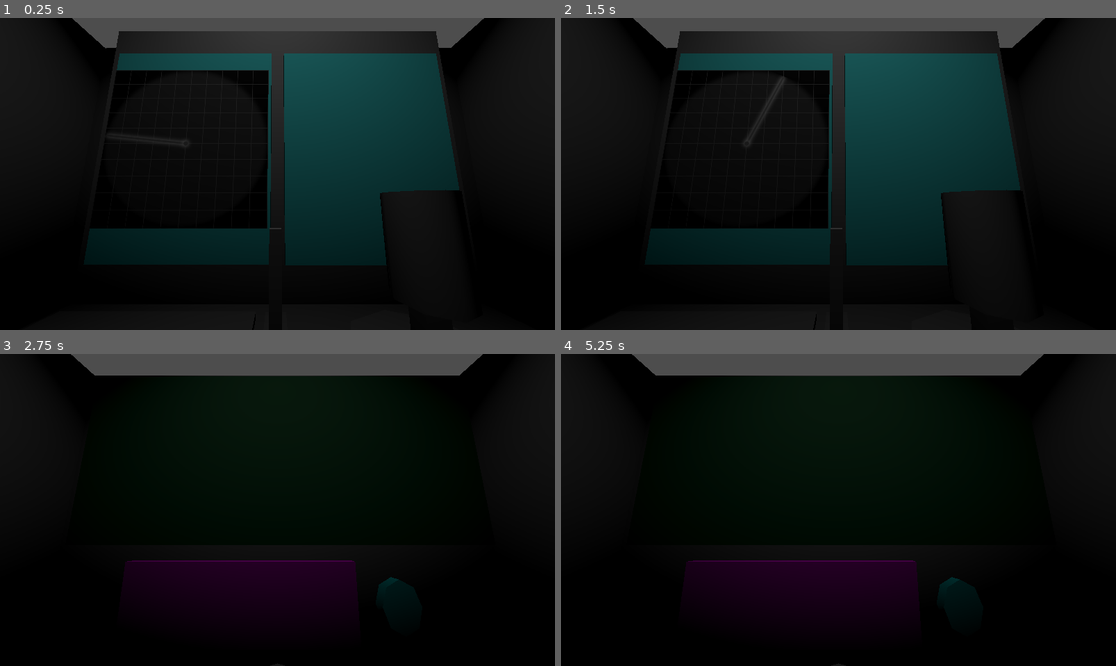
Above: before the commit, frames 1-4 (two rows, left to right).
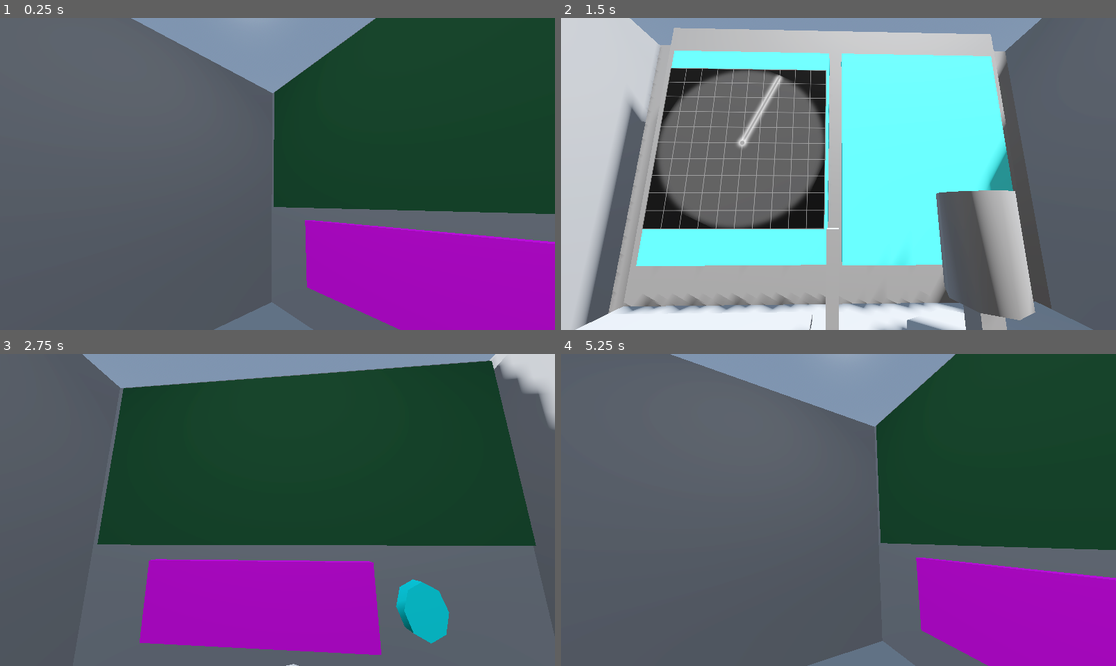
Above: after the commit, the same moments.

Repository: YamatoDev/L-Week-Project-2025
Game: Godot game, scene res://room.tscn
Same seed, same stepped clock (60 frames per second), same inputs: the game is played once before the commit and once after it.
Inputs (mouse positions are in pixels of both pictures, inside the frame that each line leads up to):
- Up to frame 1 (0.25 s): no input
- Up to frame 2 (1.5 s): move the mouse to (960, 158) at 0.52 s; hold D (steer_right, bound only after the commit) 0.53-1.25 s; hold Tab (change_cam) 0.53-1.25 s; click (960, 158) at 0.67 s; drag from (727, 189) to (810, 236) at 1.27 s
- Up to frame 3 (2.75 s): move the mouse to (333, 441) at 2.02 s; hold D (steer_right, bound only after the commit) from 2.03 s (still down); hold Tab (change_cam) from 2.03 s (still down)
- Up to frame 4 (5.25 s): release D (steer_right, bound only after the commit) at 2.75 s; release Tab (change_cam) at 2.75 s; drag from (810, 572) to (672, 463) at 2.77 s; move the mouse to (1005, 556) at 3.52 s; hold A (steer_left, bound only after the commit) 3.53-4.25 s; hold Tab (change_cam) 3.53-4.25 s; drag from (672, 463) to (755, 432) at 4.27 s; move the mouse to (866, 510) at 5.02 s; hold S (toggle_move_backward, bound only after the commit) from 5.03 s (still down); hold Tab (change_cam) from 5.03 s (still down); click (866, 510) at 5.17 s

The runs differ from the first frame. In frame 1, 89% of the frame differs, in the area x 0-100%, y 0-100%; in frame 2, 98%; in frame 3, 100%; in frame 4, 100%.

Commit message:
camera smooth (no mouse controls yet)

Diff:
--- a/project.godot
+++ b/project.godot
@@ -26,3 +26,23 @@
 "events": [Object(InputEventKey,"resource_local_to_scene":false,"resource_name":"","device":0,"window_id":0,"alt_presse …(194 unchanged characters)…
 ]
 }
+toggle_move_forward={
+"deadzone": 0.2,
+"events": [Object(InputEventKey,"resource_local_to_scene":false,"resource_name":"","device":-1,"window_id":0,"alt_pressed":false,"shift_pressed":false,"ctrl_pressed":false,"meta_pressed":false,"pressed":false,"keycode":0,"physical_keycode":87,"key_label":0,"unicode":119,"location":0,"echo":false,"script":null)
+]
+}
+toggle_move_backward={
+"deadzone": 0.2,
+"events": [Object(InputEventKey,"resource_local_to_scene":false,"resource_name":"","device":-1,"window_id":0,"alt_pressed":false,"shift_pressed":false,"ctrl_pressed":false,"meta_pressed":false,"pressed":false,"keycode":0,"physical_keycode":83,"key_label":0,"unicode":115,"location":0,"echo":false,"script":null)
+]
+}
+steer_left={
+"deadzone": 0.2,
+"events": [Object(InputEventKey,"resource_local_to_scene":false,"resource_name":"","device":-1,"window_id":0,"alt_pressed":false,"shift_pressed":false,"ctrl_pressed":false,"meta_pressed":false,"pressed":false,"keycode":0,"physical_keycode":65,"key_label":0,"unicode":97,"location":0,"echo":false,"script":null)
+]
+}
+steer_right={
+"deadzone": 0.2,
+"events": [Object(InputEventKey,"resource_local_to_scene":false,"resource_name":"","device":-1,"window_id":0,"alt_pressed":false,"shift_pressed":false,"ctrl_pressed":false,"meta_pressed":false,"pressed":false,"keycode":0,"physical_keycode":68,"key_label":0,"unicode":100,"location":0,"echo":false,"script":null)
+]
+}
--- a/room.tscn
+++ b/room.tscn
@@ -13,6 +13,19 @@
 [ext_resource type="PackedScene" uid="uid://dcdij40ndv5cj" path="res://scenes/radar.tscn" id="10_mb7s7"]
 [ext_resource type="PackedScene" uid="uid://f4uog51yyhq0" path="res://scenes/ship_map.tscn" id="11_xorjj"]
 
+[sub_resource type="ProceduralSkyMaterial" id="ProceduralSkyMaterial_xwbdb"]
+sky_horizon_color = Color(0.662243, 0.671743, 0.686743, 1)
+ground_horizon_color = Color(0.662243, 0.671743, 0.686743, 1)
+
+[sub_resource type="Sky" id="Sky_voycu"]
+sky_material = SubResource("ProceduralSkyMaterial_xwbdb")
+
+[sub_resource type="Environment" id="Environment_6tcb1"]
+background_mode = 2
+sky = SubResource("Sky_voycu")
+tonemap_mode = 2
+glow_enabled = true
+
 [sub_resource type="StandardMaterial3D" id="StandardMaterial3D_88gup"]
 albedo_color = Color(1, 0, 1, 1)
 
@@ -25,6 +38,13 @@
 albedo_color = Color(0.32549, 1, 1, 1)
 
 [node name="room" type="Node3D"]
+
+[node name="WorldEnvironment" type="WorldEnvironment" parent="."]
+environment = SubResource("Environment_6tcb1")
+
+[node name="DirectionalLight3D" type="DirectionalLight3D" parent="."]
+transform = Transform3D(-0.866023, -0.433016, 0.250001, 0, 0.499998, 0.866027, -0.500003, 0.749999, -0.43301, 0, 0, 0)
+shadow_enabled = true
 
 [node name="Camera3D" type="Camera3D" parent="."]
 transform = Transform3D(1.31134e-07, 0.165048, 0.986286, 0, 0.986286, -0.165048, -1, 2.16434e-08, 1.29336e-07, 0.144829, 1.25, 0)
--- a/scripts/camera_3d.gd
+++ b/scripts/camera_3d.gd
@@ -4,6 +4,8 @@
 var flipped := false
 var last_toggle_time := 0
 var toggle_cooldown := 1000   # milliseconds (0.3s)
+var target_y_rotation := -90.0
+var rotation_speed := 5.0 # degrees per frame, adjust for smoothness
 
 func _input(event):
 	if event is InputEventMouse:
@@ -16,7 +18,6 @@
 	if Input.is_action_pressed("change_cam"):
 		_try_toggle_camera_rotation()
 
-
 func get_selection():
 	var worldspace = get_world_3d().direct_space_state
 	var start = project_ray_origin(mouse)
@@ -25,17 +26,20 @@
 	if result and result.collider.has_method("on_interact"):
 		result.collider.on_interact()
 
-
 func _try_toggle_camera_rotation():
 	var now = Time.get_ticks_msec()
 	if now - last_toggle_time >= toggle_cooldown:
 		_toggle_camera_rotation()
 		last_toggle_time = now
 
-
 func _toggle_camera_rotation() -> void:
 	flipped = !flipped
-	if flipped:
-		$".".rotation_degrees.y = 90
+	target_y_rotation = 90 if flipped else -90
+
+func _process(delta):
+	# Smoothly interpolate the y rotation towards the target
+	var current_y = rotation_degrees.y
+	if abs(current_y - target_y_rotation) > 0.1:
+		rotation_degrees.y = lerp(current_y, target_y_rotation, rotation_speed * delta)
 	else:
-		$".".rotation_degrees.y = -90
+		rotation_degrees.y = target_y_rotation
--- a/scripts/ship_map.gd
+++ b/scripts/ship_map.gd
@@ -3,5 +3,19 @@
 @export var radar_init: Radar
 @export var ship: Ship
 
+var move_direction := 0
+var steer_direction := 0.0
+
 func _ready() -> void:
 	ship.radar = radar_init
+
+func _process(delta: float) -> void:
+	steer_direction = Input.get_axis("steer_left", "steer_right")
+
+	print(move_direction, steer_direction)
+
+func _unhandled_input(event: InputEvent) -> void:
+	if event.is_action_pressed("toggle_move_forward"):
+		move_direction = 1 if move_direction != 1 else 0
+	if event.is_action_pressed("toggle_move_backward"):
+		move_direction = -1 if move_direction != -1 else 0
Not shown: 1 places in room.tscn that only renumber resources
